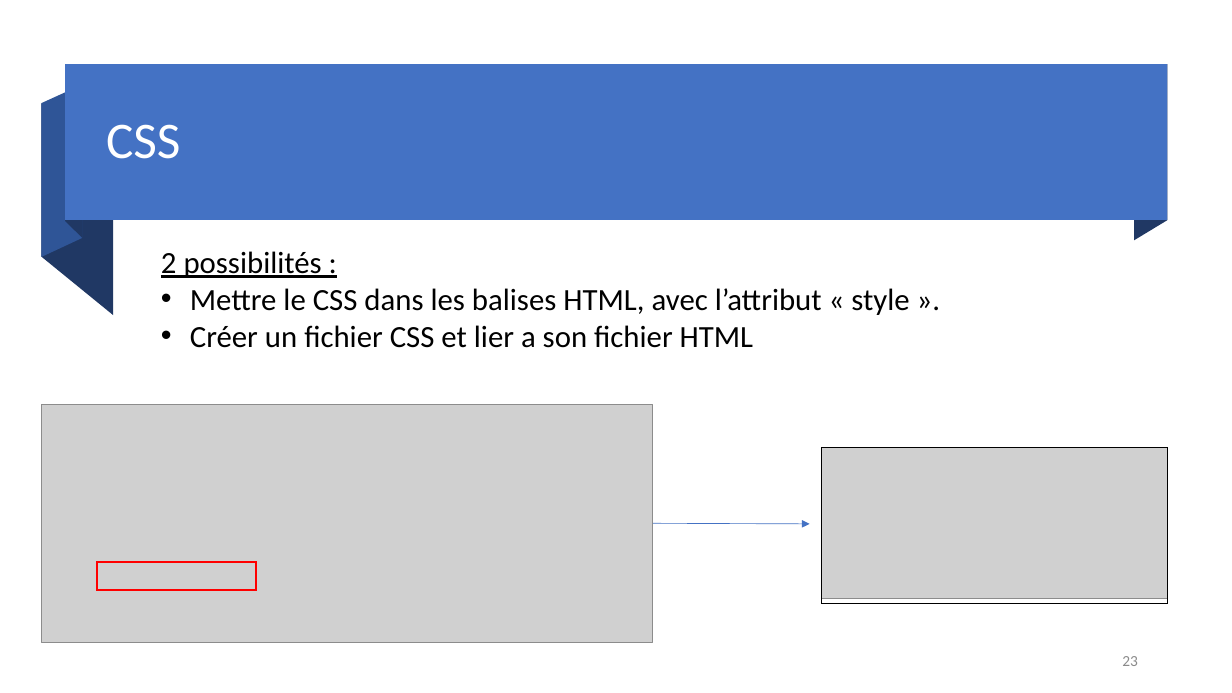
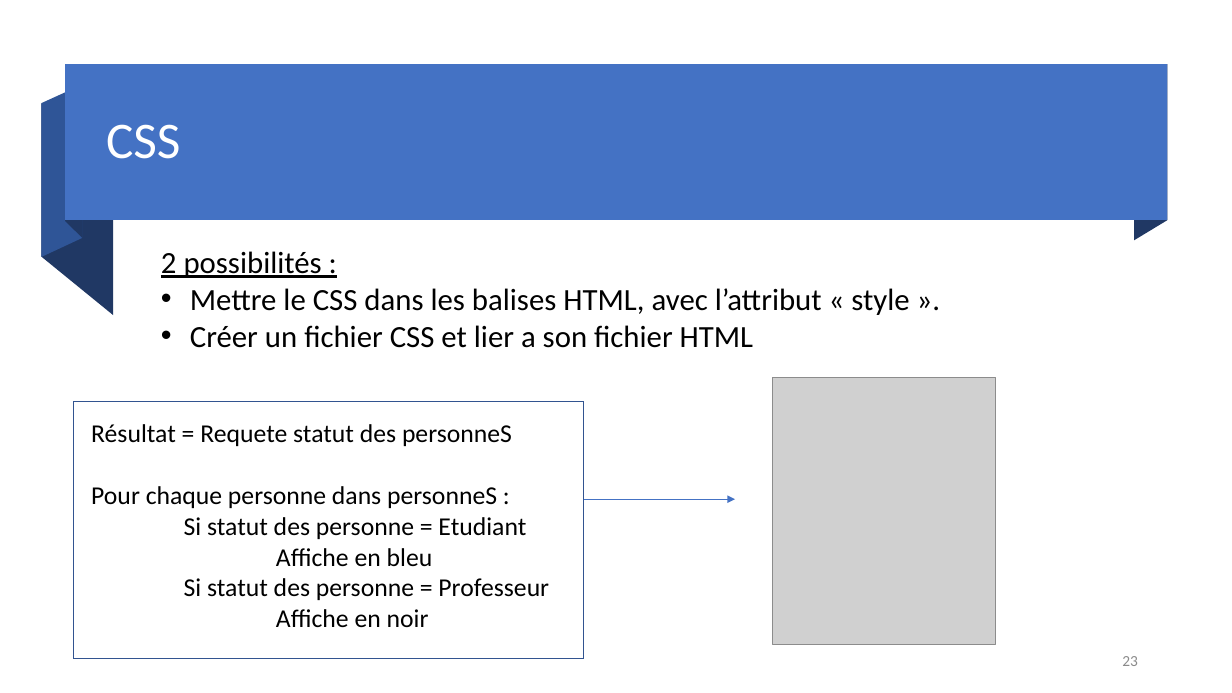
Before and after one commit to DylanMielot/FormationFormateur, a slide deck: slide 23 of Formation de formateur.pptx. Drawn at 1232x693 pixels with LibreOffice and Linux fonts; fonts in the diff are those of the drawing; grey boxes stand for pictures. Boxes give left, top, right and bottom in pixels: in the first picture for what was removed or moved away, otherwise in the second. Text is boxed around its words. In the diff, an @@ line names an element or a change of style, - is before the commit and + after.

```diff
--- a/Formation de formateur.pptx
+++ b/Formation de formateur.pptx
@@ picture added at bbox=[773, 377, 996, 644] @@
@@ picture removed at bbox=[42, 405, 653, 643] @@
@@ rectangle added at bbox=[74, 401, 584, 659], outline #325491 1 pt @@
@@ text added at bbox=[91, 424, 549, 627], 20 pt, text #000000 @@
+Résultat = Requete statut des personneS
+Pour chaque personne dans personneS :
+Si statut des personne = Etudiant
+Affiche en bleu
+Si statut des personne = Professeur
+Affiche en noir
@@ picture removed at bbox=[822, 448, 1167, 600] @@
@@ rectangle removed at bbox=[822, 448, 1167, 604] @@
@@ arrow moved from (653, 523) - (810, 524) to (583, 499) - (736, 499) @@
@@ rectangle removed at bbox=[97, 562, 256, 590] @@
```
Also in this commit, not shown: 13 other slides changed, 1 slide added, 2 slides removed, 1 other file.
